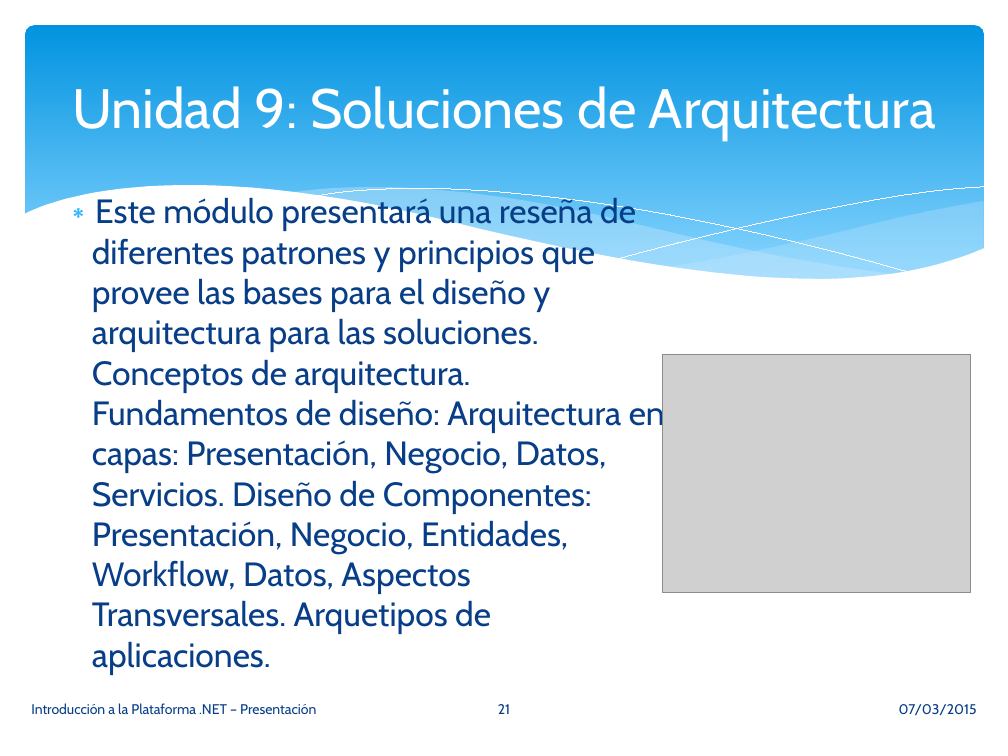
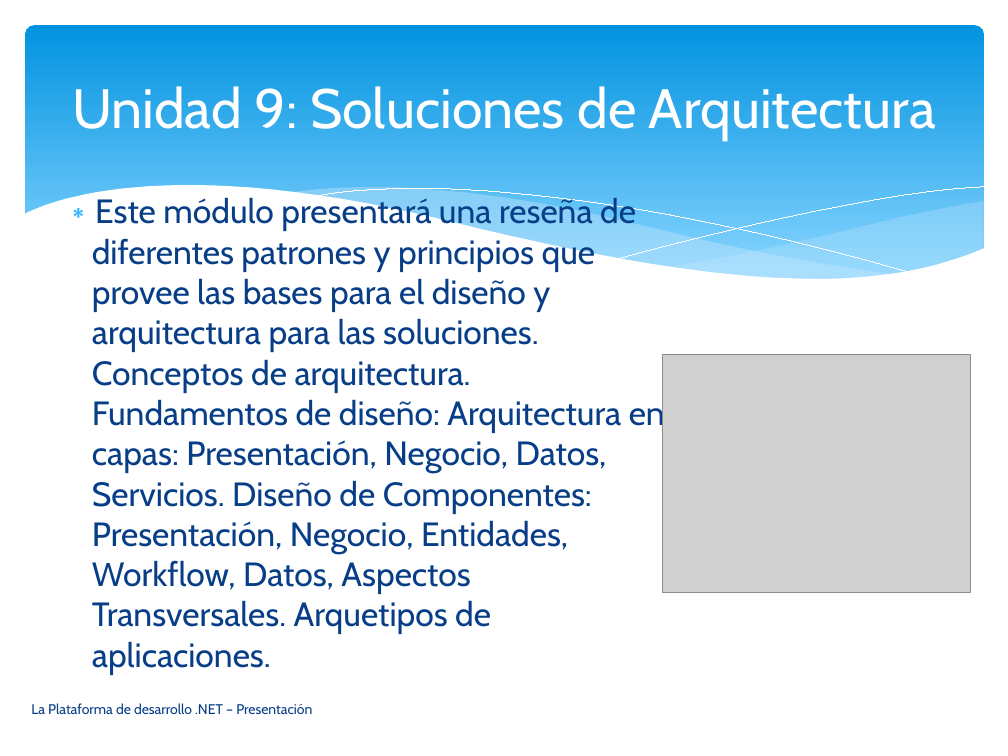
Before and after one commit to vvalotto/UADER-La-Plataforma-de-Desarrollo-.NET, a slide deck: slide 21 of Presentaciones/00. Presentacion - Introduccion a la Plataforma .NET.pptx. Drawn at 1008x756 pixels with LibreOffice and Linux fonts; fonts in the diff are those of the drawing; grey boxes stand for pictures. Boxes give left, top, right and bottom in pixels: in the first picture for what was removed or moved away, otherwise in the second. Text is boxed around its words. In the diff, an @@ line names an element or a change of style, - is before the commit and + after.

```diff
--- a/Presentaciones/00. Presentacion - Introduccion a la Plataforma .NET.pptx
+++ b/Presentaciones/00. Presentacion - Introduccion a la Plataforma .NET.pptx
@@ text at (x1=31, y1=703, x2=312, y2=714): text changed @@
-Introducción a la Plataforma .NET – Presentación
+La Plataforma de desarrollo .NET – Presentación
@@ page number removed at (x1=498, y1=704, x2=510, y2=714) @@
-21
@@ text removed at (x1=899, y1=704, x2=977, y2=716) @@
-07/03/2015
```
Also in this commit, not shown: 25 other slides changed, 13 other files.
